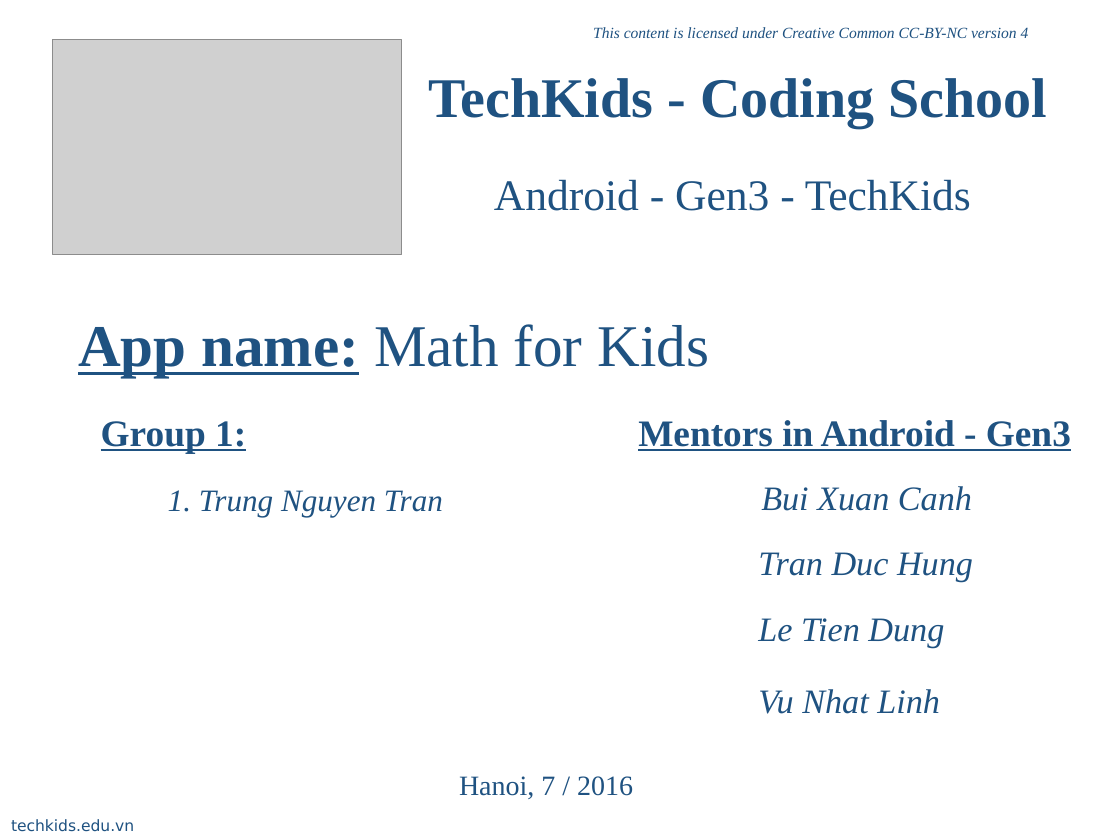
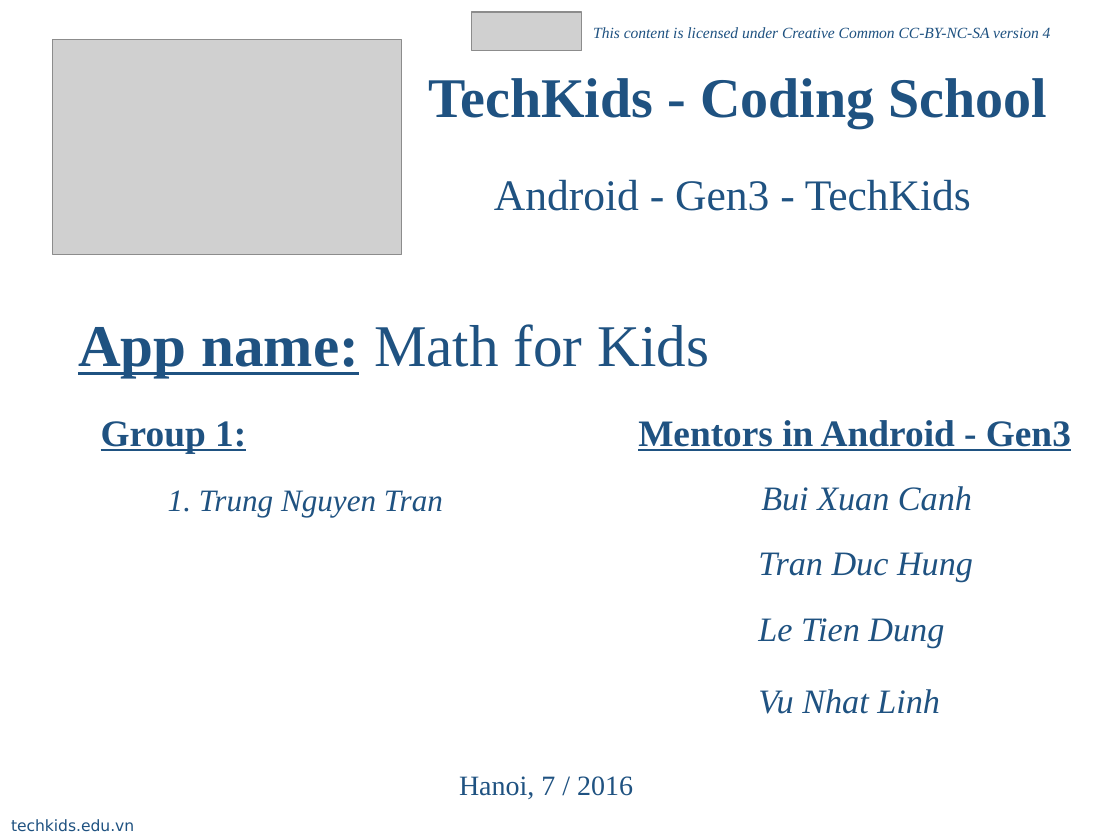
Before and after one commit to trantrungnt/Final-Project, a slide deck: slide 1 of Group1_TrungNT_Gen3_Android_TechKids_v1.ppt. Drawn at 1120x840 pixels with LibreOffice and Linux fonts; fonts in the diff are those of the drawing; grey boxes stand for pictures. Boxes give left, top, right and bottom in pixels: in the first picture for what was removed or moved away, otherwise in the second. Text is boxed around its words. In the diff, an @@ line names an element or a change of style, - is before the commit and + after.

```diff
--- a/Group1_TrungNT_Gen3_Android_TechKids_v1.ppt
+++ b/Group1_TrungNT_Gen3_Android_TechKids_v1.ppt
@@ picture added at box(472, 12, 581, 52) @@
@@ text at box(593, 27, 1051, 38): text changed @@
-This content is licensed under Creative Common CC-BY-NC version 4
+This content is licensed under Creative Common CC-BY-NC-SA version 4
```
Also in this commit, not shown: 8 other slides changed.
